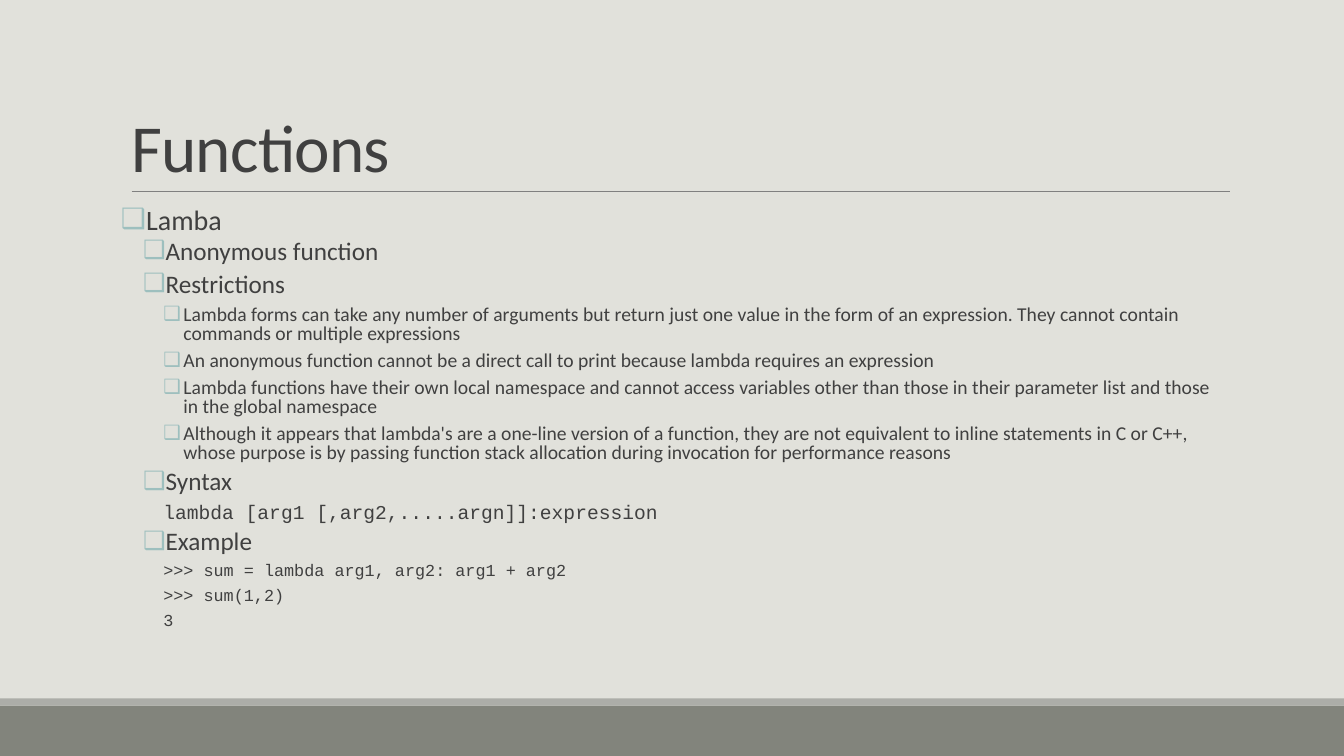
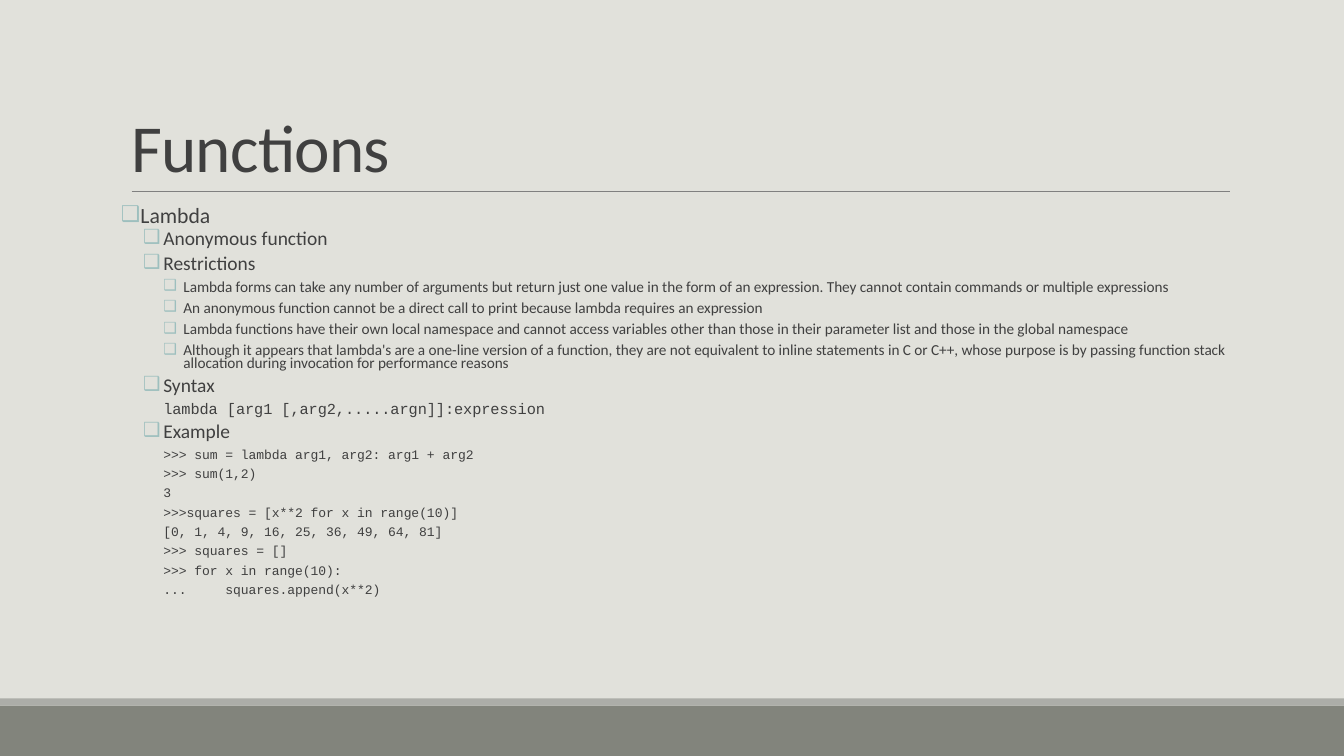
Before and after one commit to tslator/IntroToPython3, a slide deck: slide 60 of Introduction to Python 3.pptm (slide 59 before the commit). Drawn at 1344x756 pixels with LibreOffice and Linux fonts; fonts in the diff are those of the drawing. Boxes give left, top, right and bottom in pixels: in the first picture for what was removed or moved away, otherwise in the second. Text is boxed around its words. In the diff, an @@ line names an element or a change of style, - is before the commit and + after.

Commit message:
Updated examples and presentation

```diff
--- a/Introduction to Python 3.pptm
+++ b/Introduction to Python 3.pptm
@@ text at (x1=140, y1=208, x2=210, y2=223): text changed; size 20 to 15.5 pt @@
-❑ Lamba
+❑ Lambda
@@ text at (x1=163, y1=231, x2=1225, y2=497): size 18 to 13.9 pt in "Anonymous function", "Restrictions", "Syntax", "Example"; size 14 to 10.8 pt in "Lambda forms can take any number of ...", "An anonymous function cannot be a direct ...", "Lambda functions have their own local namespace ...", "Although it appears that lambda's are a ..." and 1 more places; size 12 to 9.3 pt in ">>> sum = lambda arg1, arg2: arg1 ...", ">>> sum(1,2)", "3"; line spacing 0.8 to 0.7 @@
@@ text at (x1=163, y1=507, x2=458, y2=597): paragraphs added @@
+    >>>squares = [x**2 for x in range(10)]
+    [0, 1, 4, 9, 16, 25, 36, 49, 64, 81]
+    >>> squares = []
+    >>> for x in range(10):
+    ... squares.append(x**2)
```
Also in this commit, not shown: 20 other slides changed, 42 slides added, 1 slide removed, 15 other files.
